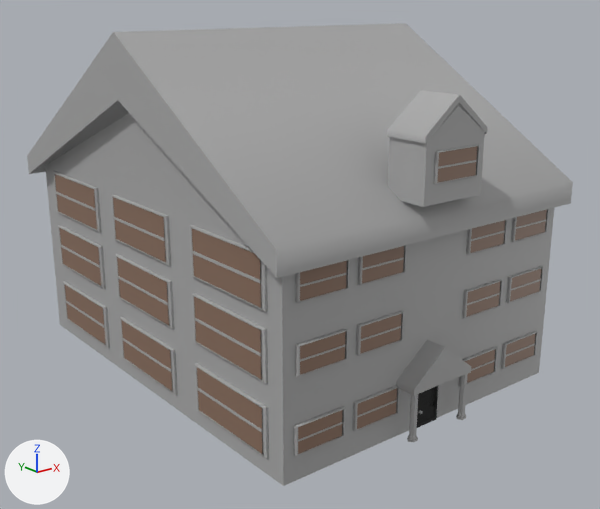
A saved change to the FBX model SeniorProject2025/Assets/BetaBuildings/Apartments1.fbx.
The view is the same before and after, from a 50 mm lens placed at (-4.19, -3.72, 3.1), pointed at (0.07, 1.61, 0.97). Every picture has the same lights, and +X, +Y and +Z are marked at lower left. Where no turn or scale is listed for an object, it has been applied to the vertices.
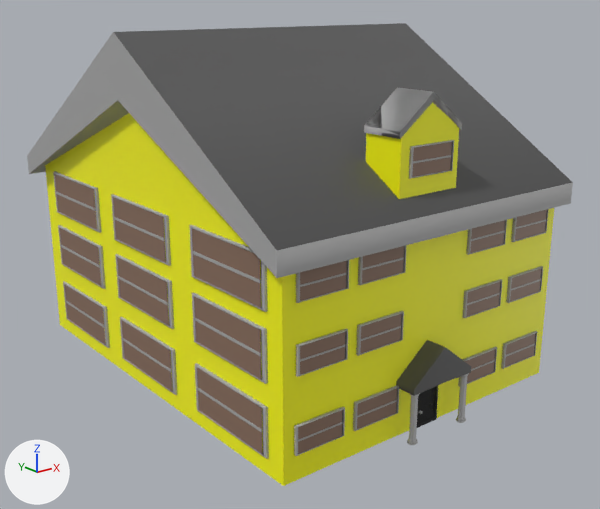
Edits to the scene script, one JSON object a line:
```json
{"op": "add", "block": "mat_lambert5", "code": ["mat_lambert5 = principled_material('lambert5')", "mat_lambert5.base_color = (1.0, 1.0, 0.0)  # yellow #ffff00"]}
{"op": "add", "block": "mat_lambert6", "code": ["mat_lambert6 = principled_material('lambert6')", "mat_lambert6.base_color = (0.0903, 0.0903, 0.0903)  # dark grey #555555"]}
{"block": "me_mesh_038", "where": "me_mesh_038.from_pydata(...)  # 16 vertices, 10 faces; spans x -0.302..0.302, y -0.157..0.189, z 0.399..0.701"}
{"op": "remove", "block": "me_mesh_038", "code": "me_mesh_038.materials.append(mat_standardsurface1)  # grey #aaaaaa"}
{"op": "add", "block": "me_mesh_038", "code": "me_mesh_038.materials.append(mat_lambert6)  # dark grey #555555"}
{"block": "me_mesh_036", "where": "me_mesh_036.from_pydata(...)  # 24 vertices, 22 faces; spans x -1.49..1.43, y -1.89..1.89, z -0.01..2.82"}
{"block": "me_mesh_036", "where": "# used by ob_pcube251; location = (0.074, 1.858, 0.026)"}
{"block": "me_mesh_036", "change": "me_mesh_036 part 2: all 6 faces centred in x -1.37..1.37, y -1.79..1.79, z 0.78..0.95 switch from mat_standardsurface1 (grey #aaaaaa) to mat_lambert5 (yellow #ffff00)"}
{"block": "me_mesh_036", "change": "me_mesh_036 part 3: all 2 faces centred in x -0.03, y -0.95..0.95, z 2.24 switch from mat_standardsurface1 (grey #aaaaaa) to mat_lambert6 (dark grey #555555)"}
{"block": "me_mesh_032", "where": "me_mesh_032.from_pydata(...)  # 22 vertices, 16 faces; spans x -0.302..0.302, y -0.157..0.189, z -0.002..0.701"}
{"block": "me_mesh_032", "where": "# used by ob_pcube252; location = (0.022, 0.05, 1.775)"}
{"block": "me_mesh_032", "change": "me_mesh_032 part 1"}
{"block": "me_mesh_032", "change": "6 vertices are removed from x -0.285..0.285, y -0.15, z -0.002..0.631"}
{"block": "me_mesh_032", "change": "10 faces are deleted"}
{"block": "me_mesh_032", "change": "6 vertices are added at (0.285, 0.188, 0.439), (-0.285, 0.188, 0.439), (0.285, 0.188, -0.002), (-0.285, 0.188, -0.002), (0.0, 0.188, -0.002), (0.0, 0.188, 0.631)"}
{"block": "me_mesh_032", "change": "10 new faces join them"}
{"op": "add", "block": "me_mesh_049", "code": ["me_mesh_049 = bpy.data.meshes.new('Mesh.049')", "me_mesh_049.from_pydata(...)  # 22 vertices, 16 faces; spans x -0.302..0.302, y -0.157..0.189, z -0.002..0.701", "# faces by material slot: [4, 12]", "me_mesh_049.materials.append(mat_lambert5)  # yellow #ffff00", "me_mesh_049.materials.append(mat_standardsurface1)  # grey #aaaaaa"]}
{"op": "set", "path": "ob_pcylinder82.location", "old": "(0.295, -0.065, 0.241)", "new": "(0.295, -0.065, 0.216)"}
{"op": "set", "path": "ob_polysurface659.location", "old": "(0.032, -0.103, 2.022)", "new": "(0.032, 0.122, 2.022)"}
{"op": "set", "path": "ob_pcylinder81.location", "old": "(-0.231, -0.065, 0.241)", "new": "(-0.231, -0.065, 0.216)"}
{"op": "set", "path": "ob_pcube252.location", "old": "(0.022, 0.05, 1.775)", "new": "(0.022, 0.276, 1.775)"}
{"op": "add", "block": "ob_pcube254", "code": ["ob_pcube254 = bpy.data.objects.new('pCube254', me_mesh_049)", "ob_pcube254.location = (0.022, 0.276, 1.775)"]}
```

Location of each change, (x1, y1, x2, y2) in pixels of the pictures (600 x 509 px; the box of a moved part takes in the faces that stretch with it):
```json
{"object": "pCube252", "change": "reshaped, moved", "before": [387, 90, 487, 207], "after": [364, 87, 462, 161]}
{"object": "pCube254", "change": "added", "after": [366, 99, 459, 199], "on screen": "yellow", "faces in mat_lambert5 (yellow #ffff00)": [366, 102, 459, 199]}
{"object": "polySurface659", "change": "moved", "before": [434, 144, 480, 184], "after": [409, 140, 454, 179]}
{"object": "pCube253", "change": "recoloured", "before": [396, 340, 471, 396], "after": [396, 340, 471, 396]}
{"object": "pCylinder81", "change": "moved", "before": [407, 394, 418, 442], "after": [407, 393, 420, 445]}
{"object": "pCylinder82", "change": "moved", "before": [456, 374, 468, 420], "after": [456, 373, 469, 423]}
{"part": 1, "of": "me_mesh_032", "change": "moved or reshaped", "before": [388, 102, 486, 207], "after": [365, 103, 461, 161]}
{"part": 2, "of": "me_mesh_036", "change": "recoloured", "before": [45, 113, 554, 486], "after": [45, 113, 554, 486], "on screen": "grey to yellow"}
{"part": 3, "of": "me_mesh_036", "change": "recoloured", "before": [114, 23, 573, 250], "after": [114, 23, 573, 250]}
```
